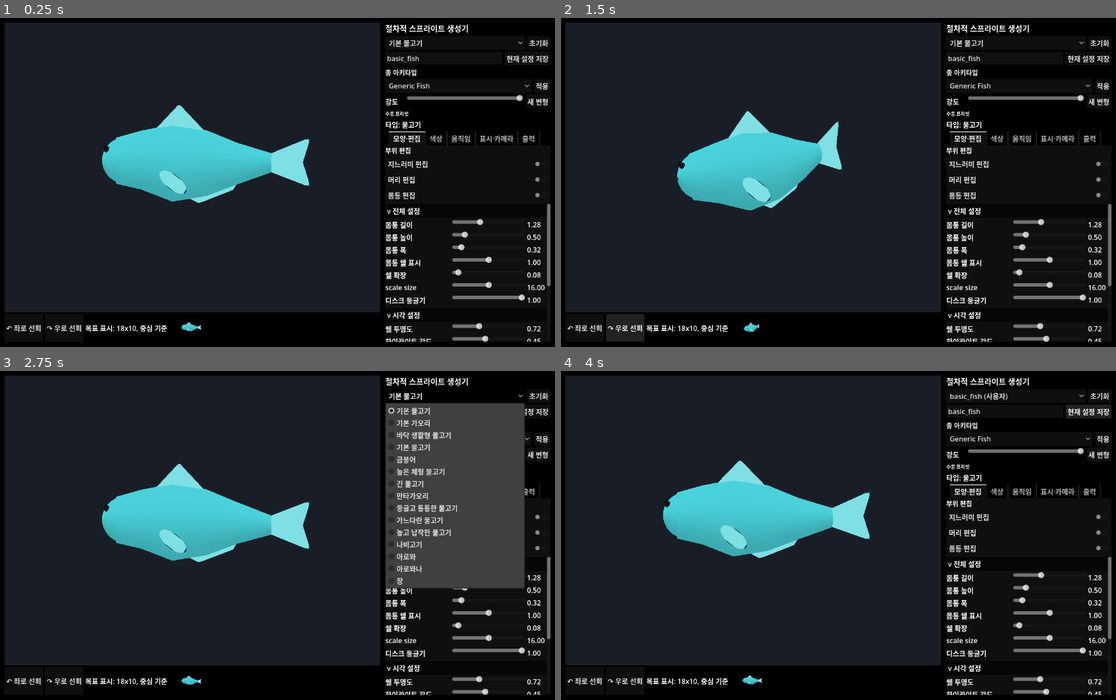
Above: before the commit, frames 1-4 (two rows, left to right).
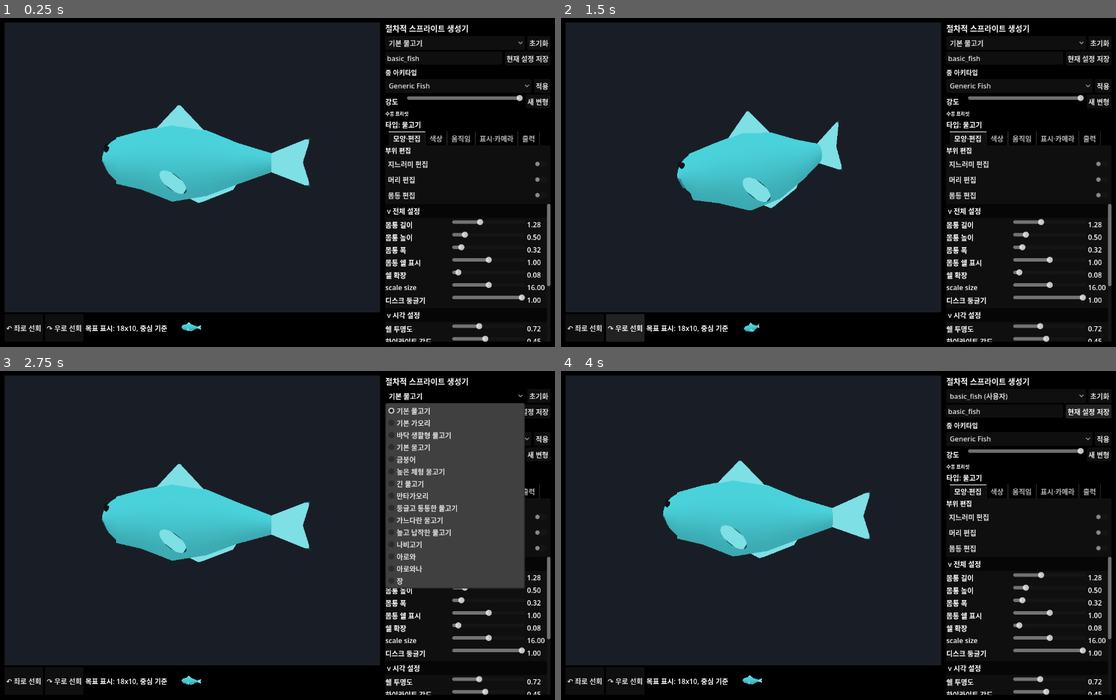
Above: after the commit, the same moments.

Repository: currywhaleshark/aquarium_sprite_mock-up_generator
Game: Godot game, scene res://scenes/Main.tscn
Same seed, same stepped clock (60 frames per second), same inputs: the game is played once before the commit and once after it.
Inputs:
- Up to frame 1 (0.25 s): no input
- Up to frame 2 (1.5 s): click "↶ 좌로 선회" at 0.5 s; click "↷ 우로 선회" at 1.25 s
- Up to frame 3 (2.75 s): click "기본 물고기" at 2 s
- Up to frame 4 (4 s): click "초기화" at 2.75 s; click "현재 설정 저장" at 3.5 s

The runs differ from the first frame. In frame 1, less than 0.1% of the frame differs, in the area x 18-33%, y 42-95%; in frame 2, less than 0.1%, in the area x 20-34%, y 48-96%; in frame 3, less than 0.1%; in frame 4, less than 0.1%.

Commit message:
Head jaw rework: permanent upper-jaw carve + void-filling lower jaw
Split the head's front into an always-carved upper jaw and a separate lower jaw that fills the carved void when closed and hinges open with mouth_open, per the 수정안 sketch.

- Phase 0: unify the jaw hinge into MOUTH_HINGE_FRAC so the lower jaw and lip bands pivot about one corner.
- Phase 1: carve the head's lower-front into an upper-jaw biting plane ALWAYS (decoupled from mouth_size, sized by UPPER_JAW_CARVE_* in head-local units), not only when the mouth opens.
- Phase 2: rebuild MouthLowerJaw as a wide front face that samples the un-carved silhouette to fill the carve when closed and swings down by LOWER_JAW_OPEN_ANGLE as mouth_open rises.
- Temporarily hide the old surface-mouth decoration (MOUTH_DECOR_ENABLED=false) while the new jaw shape is dialed in; HeadEditorModelTest is out of sync until the structure is finalized.
- Add mouth-split visual mockup doc.

Co-Authored-By: Claude Opus 4.8 <noreply@anthropic.com>

Diff:
--- a/scripts/creature/FishRig.gd
+++ b/scripts/creature/FishRig.gd
@@ -9,6 +9,21 @@
 # How far median/pelvic fin bases sink into the body so they look rooted
 # instead of floating above the surface. Larger embeds the base deeper.
 const FIN_BASE_EMBED := 0.05
+
+# Single jaw hinge location, as a fraction of mouth_size BEHIND the mouth node. The
+# upper/lower lip bands and the split lower-jaw mesh all pivot about this same x so
+# they meet at one corner of the mouth instead of two slightly offset hinges.
+const MOUTH_HINGE_FRAC := 0.56
+
+# Degrees the separate lower-jaw mesh hinges down about the jaw hinge at mouth_open = 1.
+# Its shape is constant (it fills the head's carved upper-jaw void when closed); the gape
+# is purely this rotation, per the design model.
+const LOWER_JAW_OPEN_ANGLE := 42.0
+
+# TEMP (Phase 2 iteration): the old surface-mouth decoration (dark aperture band, interior
+# cavity, upper/lower lip bands) is hidden while the carved upper jaw + filling lower jaw
+# are shaped, because it overlays and occludes them. Set true to restore the old mouth.
+const MOUTH_DECOR_ENABLED := false
 
 var body_pivot: Node3D
 var tail_pivot_1: Node3D
@@ -1447,6 +1462,15 @@
 	rebuild()
 
 func _head_sculpt_params() -> Dictionary:
+	var mouth_type := String(parameters.get("mouth_type", "terminal"))
+	var mouth_base_y := 0.0
+	match mouth_type:
+		"superior":
+			mouth_base_y = 0.11
+		"inferior":
+			mouth_base_y = -0.14
+		"subterminal":
+			mouth_base_y = -0.07
 	return {
 		"snout_base": param_float("snout_base", HeadProfile.SNOUT_BLEND_HALF),
 		"snout_thickness": param_float("snout_thickness", 1.0),
@@ -1461,6 +1485,9 @@
 		"head_bump_width": param_float("head_bump_width", 0.18),
 		"head_bump_angle": param_float("head_bump_angle", 35.0),
 		"head_bump_round": param_float("head_bump_round", 0.6),
+		"mouth_open": param_float("mouth_open", 0.25),
+		"mouth_size": param_float("mouth_size", 0.08),
+		"mouth_center_y": mouth_base_y + _snout_tip_displacement(),
 	}
 
 # Linear jaw shear of the snout tip. Matches the mouth's own vertical offset from
@@ -1653,7 +1680,8 @@
 
 	var mouth_position := _mouth_position_for_type(mouth_type, head.scale, snout_length)
 	_add_mouth(head, mouth_position, mouth_type, mouth_size, param_float("mouth_open", 0.25), dark_mat)
-	_add_mouth_detail(head, String(parameters.get("mouth_detail", "dot")), mouth_position, mouth_size, dark_mat)
+	if MOUTH_DECOR_ENABLED:
+		_add_mouth_detail(head, String(parameters.get("mouth_detail", "dot")), mouth_position, mouth_size, dark_mat)
 
 # The mouth is built as CURVED BANDS that hug the snout surface, not a flat disc pasted on
 # the tip. Each band samples the head's front silhouette across the mouth width (z), so its
@@ -1664,19 +1692,41 @@
 # still rides it and tests keep their handle.
 func _add_mouth(head: MeshInstance3D, mouth_position: Vector3, mouth_type: String, mouth_size: float, mouth_open: float, dark_mat: Material) -> void:
 	var t := clampf(mouth_open, 0.0, 1.0)
+	var angle := _mouth_angle_for_type(mouth_type)
+	var my := mouth_position.y
+
+	var lip_mat := TMF.make_surface(parameters.get("base_color", "#46c6cf"))
+	lip_mat.albedo_color = lip_mat.albedo_color.darkened(0.34)
+
+	# Clamp/sample against the ACTUAL head mesh where needed: snout taper / profile make the
+	# real surface recede from the radius-0.5 sphere, so a large band that wraps onto those
+	# regions would bury. Sampling the built head vertices keeps the decoration honest.
+	var head_verts: PackedVector3Array = head.mesh.surface_get_arrays(0)[Mesh.ARRAY_VERTEX]
+
+	# Shared jaw hinge (local offset behind the mouth node) used by the lower jaw and (when
+	# enabled) both lip bands so they pivot about one corner.
+	var hinge_x := mouth_size * MOUTH_HINGE_FRAC
+
+	# The lower jaw is a wide front face that FILLS the head's carved upper-jaw void when
+	# closed - it samples the analytic, un-carved silhouette (clamp_surface = false) from the
+	# bite line down to the carve depth, so it sits where the head surface was before the
+	# carve. As mouth_open rises it hinges down about the shared hinge, exposing the dark
+	# interior. Its width matches the carve so head + jaw read as one closed shape.
+	var carve_depth: float = PF.UPPER_JAW_CARVE_DEPTH
+	var jaw_half_w: float = PF.UPPER_JAW_CARVE_HALF_WIDTH * 0.85
+	var lower_jaw := MeshInstance3D.new()
+	lower_jaw.name = "MouthLowerJaw"
+	lower_jaw.mesh = _mouth_band_mesh(my, mouth_position, -carve_depth, mouth_size * 0.05, jaw_half_w, mouth_size * 0.02, hinge_x, t * LOWER_JAW_OPEN_ANGLE, angle, false, head_verts)
+	lower_jaw.material_override = lip_mat
+	lower_jaw.position = mouth_position
+	head.add_child(lower_jaw)
+
+	if not MOUTH_DECOR_ENABLED:
+		return
+
 	var open_y := mouth_size * lerpf(0.05, 0.62, t)  # aperture half-height: closed slit .. agape
 	var lip_h := mouth_size * 0.28
 	var z_half := mouth_size * 0.95
-	var angle := _mouth_angle_for_type(mouth_type)
-	var my := mouth_position.y
-
-	var lip_mat := TMF.make_surface(parameters.get("base_color", "#46c6cf"))
-	lip_mat.albedo_color = lip_mat.albedo_color.darkened(0.34)
-
-	# Clamp the mouth against the ACTUAL head mesh, not the analytic silhouette: snout taper /
-	# profile make the real surface recede from the radius-0.5 sphere, so a large mouth that
-	# wraps onto those regions would bury. Sampling the built head vertices keeps it honest.
-	var head_verts: PackedVector3Array = head.mesh.surface_get_arrays(0)[Mesh.ARRAY_VERTEX]
 
 	# Dark interior band: the opening. Grows tall with mouth_open and hugs the surface, so a
 	# high mouth_open reads as a real gape (the jaws below swing off it to expose it). The
@@ -1688,12 +1738,19 @@
 	mouth.position = mouth_position
 	head.add_child(mouth)
 
+	var jaw_meshes := _mouth_split_jaw_meshes(my, mouth_position, mouth_size, z_half, t, angle)
+	var interior := MeshInstance3D.new()
+	interior.name = "MouthInterior"
+	interior.mesh = jaw_meshes["interior"]
+	interior.material_override = dark_mat
+	interior.position = mouth_position
+	head.add_child(interior)
+
 	# Upper and lower jaws (lip bands) HINGE open around a pivot behind the mouth, driven by
 	# the same mouth_open (no extra slider). The lower jaw drops further than the upper lifts,
 	# the way a fish gapes. The open rotation is baked into the mesh and every vertex is then
 	# clamped to stay in front of the head surface, so the jaws ride along the snout as they
 	# open instead of sinking into the mesh.
-	var hinge_x := mouth_size * 0.5
 	var jaws := [
 		{"name": "MouthLipUpper", "lo": open_y, "hi": open_y + lip_h, "open": -t * 22.0},
 		{"name": "MouthLipLower", "lo": -(open_y + lip_h), "hi": -open_y, "open": t * 36.0},
@@ -1750,6 +1807,64 @@
 	st.generate_normals()
 	return st.commit()
 
+func _mouth_split_jaw_meshes(center_y: float, origin: Vector3, mouth_size: float, z_half: float, t: float, tilt_deg: float = 0.0) -> Dictionary:
+	var hinge_x := origin.x + mouth_size * MOUTH_HINGE_FRAC
+	var front_x := origin.x - mouth_size * lerpf(0.12, 0.72, t)
+	var lower_front_x := origin.x + mouth_size * lerpf(0.0, 0.04, t)
+	var slit_y := mouth_size * 0.04
+	var upper_front_y := center_y + mouth_size * lerpf(0.08, 0.95, t)
+	var lower_front_y := center_y - mouth_size * lerpf(0.08, 2.45, t)
+	var upper_back_y := center_y + slit_y
+	var lower_back_y := center_y - slit_y
+	var half_w := z_half * 0.88
+	var tilt_r := deg_to_rad(tilt_deg)
+	var lower_outline := [
+		Vector2(hinge_x, center_y - slit_y * 0.35),
+		Vector2(lower_front_x + mouth_size * 0.12, center_y - mouth_size * 0.12),
+		Vector2(lower_front_x, lower_front_y),
+		Vector2(hinge_x, lower_back_y),
+	]
+	var interior_outline := [
+		Vector2(hinge_x + mouth_size * 0.02, upper_back_y),
+		Vector2(front_x + mouth_size * 0.03, upper_front_y - mouth_size * 0.04),
+		Vector2(front_x + mouth_size * 0.03, lower_front_y + mouth_size * 0.04),
+		Vector2(hinge_x + mouth_size * 0.02, lower_back_y),
+	]
+	return {
+		"lower": _extruded_side_mouth_mesh(lower_outline, origin, half_w, tilt_r),
+		"interior": _extruded_side_mouth_mesh(interior_outline, origin, half_w * 0.92, tilt_r),
+	}
+
+func _extruded_side_mouth_mesh(outline: Array, origin: Vector3, half_w: float, tilt_r: float = 0.0) -> ArrayMesh:
+	var st := SurfaceTool.new()
+	st.begin(Mesh.PRIMITIVE_TRIANGLES)
+	var front: Array[Vector3] = []
+	var back: Array[Vector3] = []
+	for p2 in outline:
+		var p := Vector3(float(p2.x), float(p2.y), half_w)
+		var q := Vector3(float(p2.x), float(p2.y), -half_w)
+		if tilt_r != 0.0:
+			p = _rotate_mouth_point(p, origin, tilt_r)
+			q = _rotate_mouth_point(q, origin, tilt_r)
+		front.append(p - origin)
+		back.append(q - origin)
+	for i in range(1, outline.size() - 1):
+		st.add_vertex(front[0]); st.add_vertex(front[i]); st.add_vertex(front[i + 1])
+		st.add_vertex(back[0]); st.add_vertex(back[i + 1]); st.add_vertex(back[i])
+	for i in range(outline.size()):
+		var j := (i + 1) % outline.size()
+		st.add_vertex(front[i]); st.add_vertex(back[i]); st.add_vertex(front[j])
+		st.add_vertex(front[j]); st.add_vertex(back[i]); st.add_vertex(back[j])
+	st.generate_normals()
+	return st.commit()
+
+func _rotate_mouth_point(p: Vector3, origin: Vector3, tilt_r: float) -> Vector3:
+	var tx := p.x - origin.x
+	var ty := p.y - origin.y
+	p.x = origin.x + tx * cos(tilt_r) - ty * sin(tilt_r)
+	p.y = origin.y + tx * sin(tilt_r) + ty * cos(tilt_r)
+	return p
+
 # Local front-surface x at (y, z), read from the REAL deformed head mesh (taper / profile /
 # jaw-shear included) so the mouth clamps onto the actual skin, not the analytic sphere. Uses
 # the FRONT vertex (x < 0.25) closest in the (y, z) plane - the local surface, not the most
--- a/scripts/creature/PrimitiveFactory.gd
+++ b/scripts/creature/PrimitiveFactory.gd
@@ -10,6 +10,17 @@
 # total length for the stripe density / pattern to stay continuous across the neck
 # seam. Both meshes read this single constant so the two never drift apart.
 const HEAD_U_SPAN := 0.25
+
+# Upper-jaw carve: the head's lower-front is PERMANENTLY cut into an upper-jaw biting
+# plane (the head IS the upper jaw). Sizes are in head-LOCAL units (head radius 0.5),
+# so the cut scales with the head, NOT with mouth_size - the carve is a head-shape
+# feature, while mouth_size/mouth_open drive the separate lower jaw + cheek. The lower
+# jaw fills this carved region when the mouth is closed so the head still reads whole.
+const UPPER_JAW_CARVE_DEPTH := 0.22       # how far below the bite line the cut reaches
+const UPPER_JAW_CARVE_BACK := 0.20        # max rearward (+x) push of the carved surface
+const UPPER_JAW_CARVE_UP := 0.13          # max upward (+y) push of the carved surface
+const UPPER_JAW_CARVE_LENGTH := 0.50      # how far back along the snout (u) the cut spans
+const UPPER_JAW_CARVE_HALF_WIDTH := 0.24  # z half-span of the cut
 
 static func ellipsoid(name: String, scale_value: Vector3, material: Material) -> MeshInstance3D:
 	var mesh := SphereMesh.new()
@@ -45,6 +56,7 @@
 	var bump_rad := deg_to_rad(float(sculpt.get("head_bump_angle", 35.0)))
 	var bump_up := cos(bump_rad)
 	var bump_fwd := sin(bump_rad)
+	var mouth_center_y := float(sculpt.get("mouth_center_y", 0.0))
 
 	var grid := []
 	for i in range(rings + 1):
@@ -113,6 +125,24 @@
 			# head body itself does not move.
 			if shape != "cephalofoil":
 				y += HeadProfile.snout_y_shift(snout_shift, u, snout_base, snout_curve)
+
+			# 6. Upper-jaw silhouette: the head mesh ITSELF is the upper jaw, and its
+			# underside is carved into a defined biting plane ALWAYS - not only when the
+			# mouth opens. This is the base shape (the teardrop "head+upper jaw" of the
+			# sketch). The gape comes entirely from the separate lower-jaw mesh swinging
+			# down below this plane; mouth_open only widens the carve slightly so the
+			# upper lip lifts a touch as the jaw drops. The lower jaw fills this carved
+			# region when closed (mouth_open = 0) so the head still reads as whole.
+			# front_w stretches the cut back along the snout (jaw plane length); center_w
+			# widens it across the mouth's z so it spans the mouth width, not a notch.
+			if shape != "cephalofoil" and x < 0.04:
+				var front_w := smoothstep(UPPER_JAW_CARVE_LENGTH, 0.0, u)
+				var lower_edge := mouth_center_y - UPPER_JAW_CARVE_DEPTH
+				var lower_w := smoothstep(mouth_center_y + 0.04, lower_edge, y)
+				var center_w := 1.0 - clampf(absf(z) / UPPER_JAW_CARVE_HALF_WIDTH, 0.0, 1.0)
+				var carve_w := front_w * lower_w * center_w
+				x += UPPER_JAW_CARVE_BACK * carve_w
+				y += UPPER_JAW_CARVE_UP * carve_w
 
 			ring_vertices.append(Vector3(x, y, z))
 		grid.append(ring_vertices)
--- a/scripts/tools/HeadEditorModelTest.gd
+++ b/scripts/tools/HeadEditorModelTest.gd
@@ -186,6 +186,15 @@
 	fish.set_parameters(agape)
 	await get_tree().process_frame
 	assert(_jaw_gap(fish) > closed_gap + 0.04)
+	var upper_jaw := fish.get_node_or_null("BodyPivot/Head/MouthUpperJaw") as MeshInstance3D
+	var lower_jaw := fish.get_node_or_null("BodyPivot/Head/MouthLowerJaw") as MeshInstance3D
+	var interior := fish.get_node_or_null("BodyPivot/Head/MouthInterior") as MeshInstance3D
+	assert(upper_jaw == null)
+	assert(lower_jaw != null and interior != null)
+	var open_upper_front := _head_upper_mouth_point(fish)
+	var open_lower_front := _node_front_point(lower_jaw)
+	assert(open_upper_front.y > open_lower_front.y + 0.11)
+	assert(open_lower_front.x > open_upper_front.x - 0.015)
 
 	DirAccess.make_dir_recursive_absolute(ProjectSettings.globalize_path("res://exports/test_results"))
 	var file := FileAccess.open("res://exports/test_results/head_editor_model.ok", FileAccess.WRITE)
@@ -209,6 +218,37 @@
 
 func _jaw_gap(fish) -> float:
 	return _jaw_front_edge_y(fish, "BodyPivot/Head/MouthLipUpper") - _jaw_front_edge_y(fish, "BodyPivot/Head/MouthLipLower")
+
+func _node_front_point(node: MeshInstance3D) -> Vector3:
+	var verts: PackedVector3Array = node.mesh.surface_get_arrays(0)[Mesh.ARRAY_VERTEX]
+	var xf := node.global_transform
+	var min_x := INF
+	var point := Vector3.ZERO
+	for v in verts:
+		var w := xf * v
+		if w.x < min_x:
+			min_x = w.x
+			point = w
+	return point
+
+func _head_upper_mouth_point(fish) -> Vector3:
+	var head := fish.get_node_or_null("BodyPivot/Head") as MeshInstance3D
+	var mouth := fish.get_node_or_null("BodyPivot/Head/Mouth") as MeshInstance3D
+	var verts: PackedVector3Array = head.mesh.surface_get_arrays(0)[Mesh.ARRAY_VERTEX]
+	var xf := head.global_transform
+	var mouth_y := mouth.global_position.y
+	var min_x := INF
+	var point := Vector3.ZERO
+	for v in verts:
+		var w := xf * v
+		if w.y < mouth_y:
+			continue
+		if absf(w.z - mouth.global_position.z) > head.scale.z * 0.16:
+			continue
+		if w.x < min_x:
+			min_x = w.x
+			point = w
+	return point
 
 func _head_vertices(head: MeshInstance3D) -> PackedVector3Array:
 	var arr_mesh := head.mesh as ArrayMesh
Not shown, added: docs/mouth_split_visual_mockup.html
